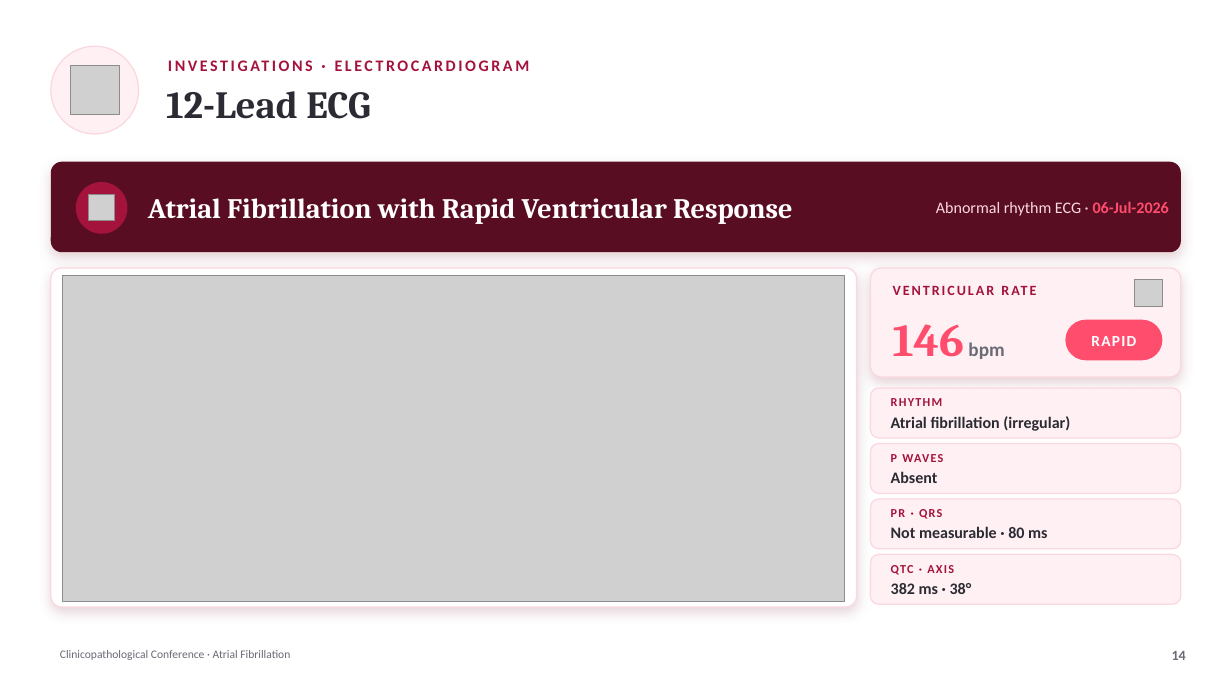
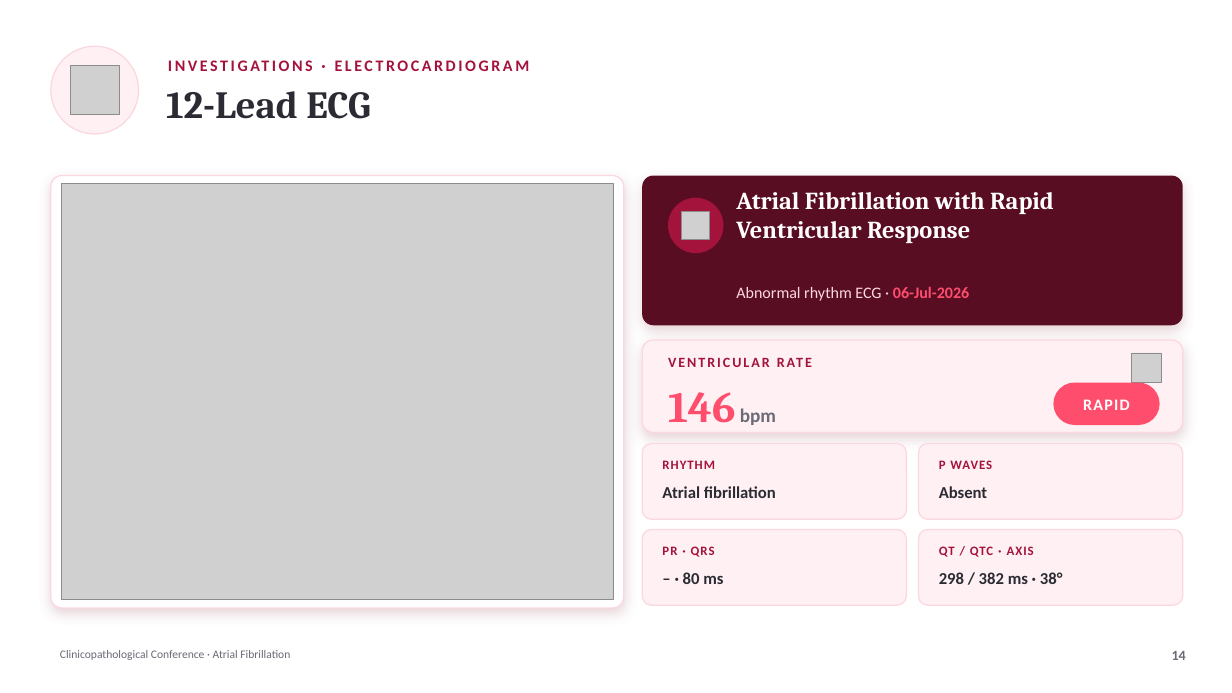
Before and after one commit to Waqar-msx9t/Waqar-msx9t.github.io, a slide deck: slide 14 of presentations/Clinicopathological-Conference-COMPLETE.pptx. Drawn at 1232x693 pixels with LibreOffice and Linux fonts; fonts in the diff are those of the drawing; grey boxes stand for pictures. Boxes give left, top, right and bottom in pixels: in the first picture for what was removed or moved away, otherwise in the second. Text is boxed around its words. In the diff, an @@ line names an element or a change of style, - is before the commit and + after.

```diff
--- a/presentations/Clinicopathological-Conference-COMPLETE.pptx
+++ b/presentations/Clinicopathological-Conference-COMPLETE.pptx
@@ rounded rectangle: place and size @@
-rounded rectangle at [51, 268, 857, 607]
+rounded rectangle at [51, 176, 624, 608]
@@ proportions changed in 7 elements at [919, 530, 1183, 605], [919, 444, 1183, 519], [642, 340, 1183, 433], [642, 530, 907, 605], [642, 444, 907, 519], [51, 176, 624, 608], [642, 176, 1183, 325] @@
@@ rounded rectangle: place and size @@
-rounded rectangle at [51, 162, 1181, 252]
+rounded rectangle at [642, 176, 1183, 325]
@@ picture: place and size @@
-picture at [63, 275, 845, 602]
+picture at [62, 184, 614, 600]
@@ ellipse: place and size @@
-ellipse at [76, 182, 128, 234]
+ellipse at [668, 198, 724, 253]
@@ text "Atrial Fibrillation with Rapid Ventricular ...": place and size @@
-text "Atrial Fibrillation with Rapid Ventricular ..." at [148, 198, 793, 224]
+text "Atrial Fibrillation with Rapid Ventricular ..." at [736, 192, 1054, 243]
@@ text "Atrial Fibrillation with Rapid Ventricular ..." at [736, 192, 1054, 243]: size 22 to 19 pt; vertical alignment middle to top @@
@@ picture: place and size @@
-picture at [89, 195, 115, 221]
+picture at [682, 212, 710, 239]
@@ text "Abnormal rhythm ECG · 06-Jul-2026": place and size @@
-text "Abnormal rhythm ECG · 06-Jul-2026" at [936, 201, 1169, 216]
+text "Abnormal rhythm ECG · 06-Jul-2026" at [736, 286, 969, 301]
@@ text "Abnormal rhythm ECG · 06-Jul-2026" at [736, 286, 969, 301]: alignment right to left; vertical alignment middle to top @@
@@ rounded rectangle: place and size @@
-rounded rectangle at [871, 268, 1181, 377]
+rounded rectangle at [642, 340, 1183, 433]
@@ text "VENTRICULAR RATE" rewrapped from [893, 281, 1115, 307] to [668, 353, 909, 379] @@
@@ picture: place and size @@
-picture at [1135, 279, 1163, 307]
+picture at [1132, 353, 1162, 383]
@@ text "146 bpm": place and size @@
-text "146 bpm" at [893, 324, 1004, 359]
+text "146 bpm" at [668, 392, 776, 425]
@@ text "146 bpm" at [668, 392, 776, 425]: size 36 to 34 pt in "146" @@
@@ text "RAPID": place and size @@
-text "RAPID" at [1091, 336, 1136, 346]
+text "RAPID" at [1083, 399, 1130, 410]
@@ text "RAPID" at [1083, 399, 1130, 410]: size 12 to 12.5 pt @@
@@ rounded rectangle: place and size @@
-rounded rectangle at [1066, 320, 1163, 360]
+rounded rectangle at [1054, 383, 1160, 425]
@@ rounded rectangle: place and size @@
-rounded rectangle at [871, 388, 1181, 438]
+rounded rectangle at [642, 444, 907, 519]
@@ rounded rectangle: place and size @@
-rounded rectangle at [871, 444, 1181, 494]
+rounded rectangle at [919, 444, 1183, 519]
@@ text "RHYTHM": place and size @@
-text "RHYTHM" at [891, 398, 942, 406]
+text "RHYTHM" at [662, 460, 715, 469]
@@ text "P WAVES": place and size @@
-text "P WAVES" at [891, 454, 897, 462]
+text "P WAVES" at [939, 460, 992, 469]
@@ text at [662, 486, 776, 498]: text changed; size 12.5 to 13 pt @@
-Atrial fibrillation (irregular)
+Atrial fibrillation
@@ text "Absent": place and size @@
-text "Absent" at [891, 471, 938, 483]
+text "Absent" at [939, 486, 987, 498]
@@ text "Absent" at [939, 486, 987, 498]: size 12.5 to 13 pt @@
@@ rounded rectangle: place and size @@
-rounded rectangle at [871, 499, 1181, 549]
+rounded rectangle at [642, 530, 907, 605]
@@ rounded rectangle: place and size @@
-rounded rectangle at [871, 555, 1181, 604]
+rounded rectangle at [919, 530, 1183, 605]
@@ size 9.5 to 10 pt, letter spacing 1 to 0.8 pt in 3 elements at [939, 460, 992, 469], [662, 460, 715, 469], [662, 546, 715, 557] @@
@@ text "PR · QRS": place and size @@
-text "PR · QRS" at [891, 506, 1165, 524]
+text "PR · QRS" at [662, 546, 715, 557]
@@ text at [939, 546, 1034, 557]: text changed; size 9.5 to 10 pt @@
-QTC · AXIS
+QT / QTC · AXIS
@@ text at [683, 572, 723, 584]: text changed; size 12.5 to 13 pt @@
-Not measurable · 80 ms
+– · 80 ms
@@ text at [939, 572, 1063, 584]: text changed; size 12.5 to 13 pt @@
-382 ms · 38°
+298 / 382 ms · 38°
```
Also in this commit, not shown: 1 other file.
